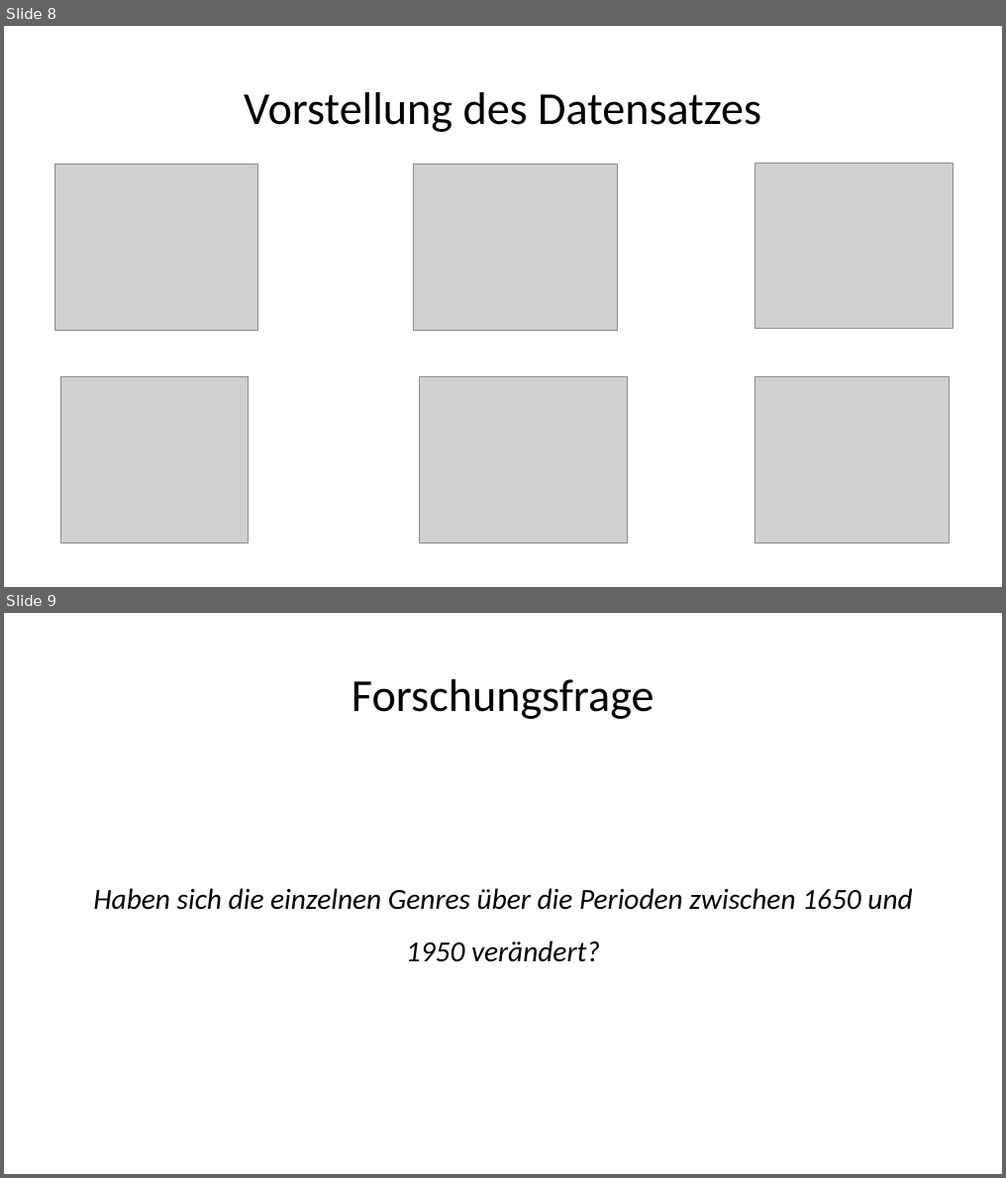
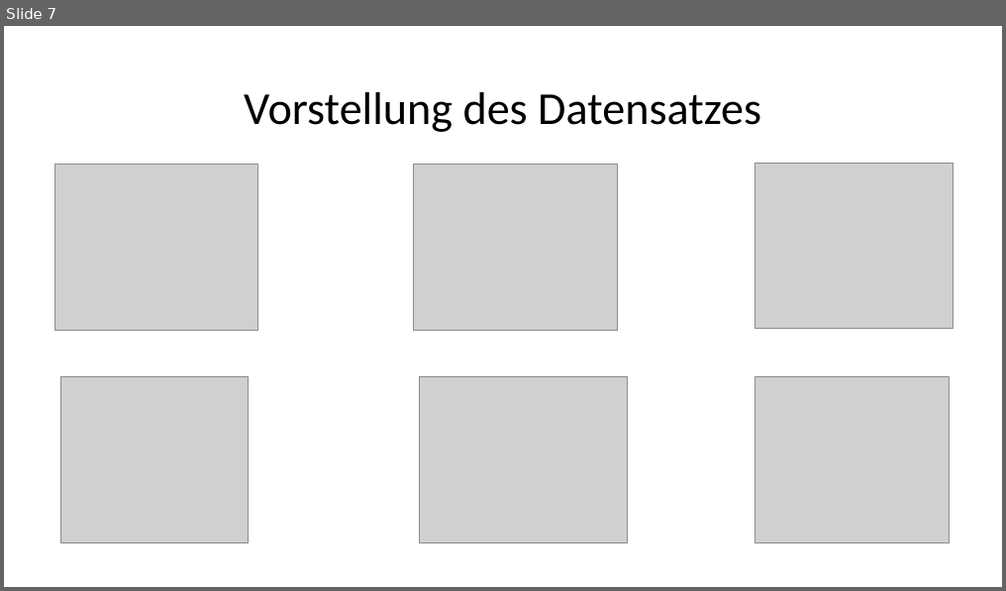
Before and after one commit to LennartKeller/TextklassifikationsProjekt2019, a slide deck: Projektgruppenpräsention.pptx. Shown one above the other, each under a label of ours: slides 8 and 9 before the commit, slide 7 after it. The pictures are 1006x1178 and 1006x591 pixels, drawn with LibreOffice and Linux fonts; fonts in the diff are those of the drawing; grey boxes stand for pictures. Boxes give left, top, right and bottom in pixels: in the first picture for what was removed or moved away, otherwise in the second. Text is boxed around its words. In the diff, an @@ line names an element or a change of style, - is before the commit and + after.

```diff
--- a/Projektgruppenpräsention.pptx
+++ b/Projektgruppenpräsention.pptx
@@ slide 9 removed at <box>4,613,1002,1174</box>, background #FFFFFF @@
@@ title removed at <box>351,679,654,719</box> @@
-Forschungsfrage
@@ text removed at <box>93,888,912,962</box> @@
-Haben sich die einzelnen Genres über die Perioden zwischen 1650 und 1950 verändert?
@@ what was slide 8 is now slide 7 @@
```
Also in this commit, not shown: 1 slide changed, 6 slides added, 1 other file.
